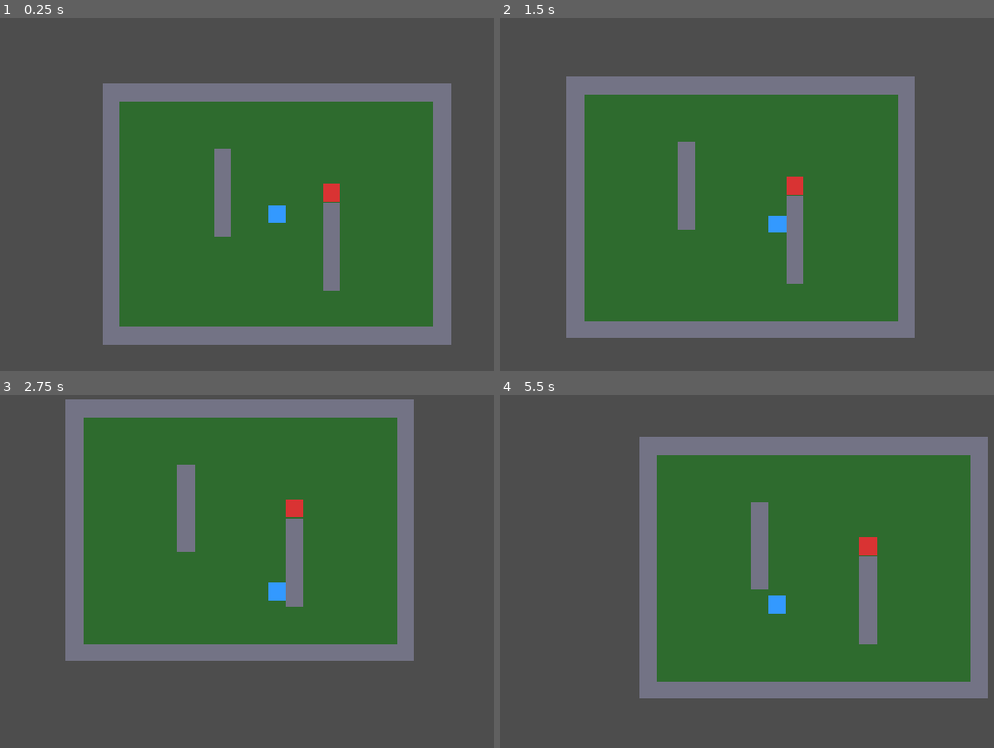
Above: before the commit, frames 1-4 (two rows, left to right).
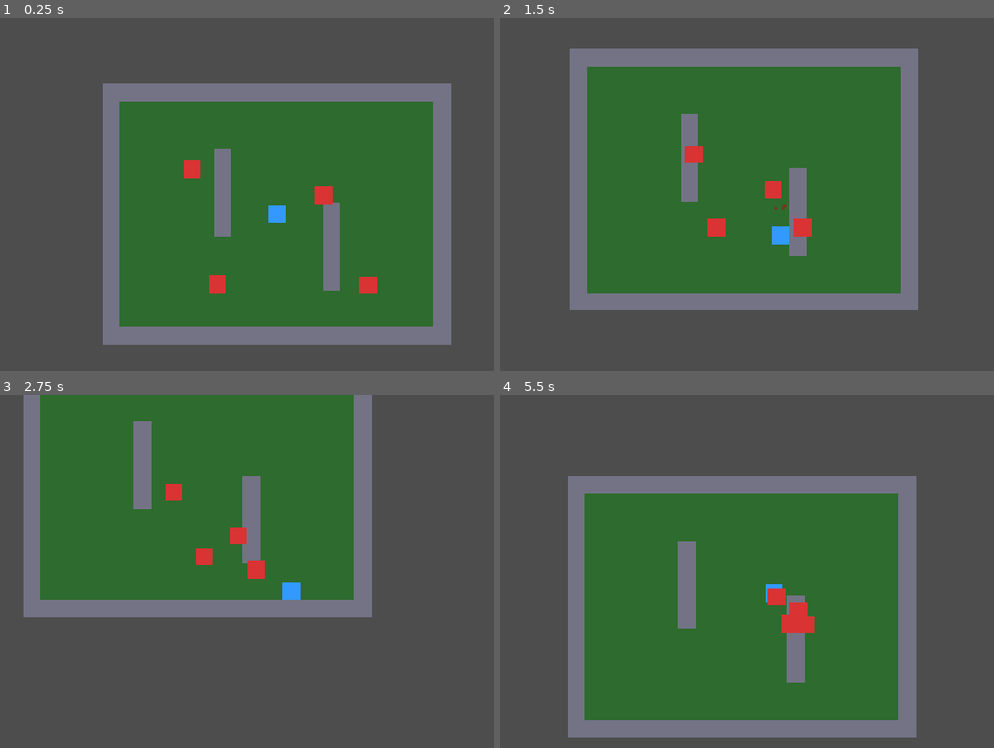
Above: after the commit, the same moments.

Repository: dockhorn12/Ashborn-jogo
Game: Godot game, scene res://ashborn/scenes/world/World.tscn
Same seed, same stepped clock (60 frames per second), same inputs: the game is played once before the commit and once after it.
Inputs:
- Up to frame 1 (0.25 s): no input
- Up to frame 2 (1.5 s): hold Right (ui_right) 0.53-1.28 s; hold F (attack) 0.53-1.28 s; hold Down (ui_down) from 1.28 s (still down); tap F (attack) at 1.35 s
- Up to frame 3 (2.75 s): release Down (ui_down) at 2.03 s; hold Right (ui_right) from 2.03 s (still down); hold F (attack) from 2.03 s (still down)
- Up to frame 4 (5.5 s): release Right (ui_right) at 2.78 s; release F (attack) at 2.78 s; hold Up (ui_up) 2.78-3.53 s; tap F (attack) at 2.85, 4.35 s; hold F (attack) 3.53-4.28 s; hold Left (ui_left) 3.53-5.03 s; hold Down (ui_down) from 5.03 s (still down); hold F (attack) from 5.03 s (still down)

The runs differ from the first frame. In frame 1, 0.7% of the frame differs, in the area x 37-77%, y 40-79%; in frame 2, 21%; in frame 3, 34%; in frame 4, 47%, in the area x 13-99%, y 11-98%.

Commit message:
feat: restart, knockback, IA básica e múltiplos inimigos
Co-Authored-By: Claude Sonnet 4.6 <noreply@anthropic.com>

Diff:
--- a/ashborn/scenes/world/World.tscn
+++ b/ashborn/scenes/world/World.tscn
@@ -117,3 +117,12 @@
 
 [node name="Enemy" parent="." unique_id=1454674308 instance=ExtResource("2_world")]
 position = Vector2(420, 200)
+
+[node name="Enemy2" parent="." instance=ExtResource("2_world")]
+position = Vector2(150, 150)
+
+[node name="Enemy3" parent="." instance=ExtResource("2_world")]
+position = Vector2(500, 380)
+
+[node name="Enemy4" parent="." instance=ExtResource("2_world")]
+position = Vector2(200, 380)
--- a/ashborn/scripts/enemies/Enemy.gd
+++ b/ashborn/scripts/enemies/Enemy.gd
@@ -10,6 +10,9 @@
 # --- Dano causado ao player por contato ---
 @export var dano_contato: int = 10
 
+# --- Velocidade de perseguição ---
+@export var move_speed: float = 60.0
+
 # --- Referências ---
 @onready var visual: ColorRect = $Visual
 @onready var contact_area: Area2D = $ContactArea
@@ -18,14 +21,26 @@
 const COR_NORMAL := Color(0.85, 0.2, 0.2, 1)
 const COR_DANO   := Color(1.0, 1.0, 1.0, 1)
 
+# Referência ao player (buscada no _ready)
+var _player: Node2D = null
+
 func _ready() -> void:
 	current_hp = max_hp
+	# Busca o player na cena pelo grupo "player"
+	_player = get_tree().get_first_node_in_group("player")
 
 func _physics_process(_delta: float) -> void:
+	# Persegue o player se ele existir
+	if _player and is_instance_valid(_player):
+		var direcao := (_player.global_position - global_position).normalized()
+		velocity = direcao * move_speed
+		move_and_slide()
+
 	# Verifica a cada frame se o player está dentro da área de contato
 	for body in contact_area.get_overlapping_bodies():
 		if body.has_method("receber_dano_contato"):
-			body.receber_dano_contato(dano_contato)
+			# Passa a posição do inimigo para o player calcular direção do knockback
+			body.receber_dano_contato(dano_contato, global_position)
 
 func receber_dano(quantidade: int) -> void:
 	current_hp -= quantidade
--- a/ashborn/scripts/player/Player.gd
+++ b/ashborn/scripts/player/Player.gd
@@ -18,6 +18,9 @@
 # Guarda a última direção para orientar a hitbox
 var last_direction: Vector2 = Vector2.RIGHT
 
+# Velocidade do knockback ao tomar dano
+var _knockback: Vector2 = Vector2.ZERO
+
 # Controle de multi-hit por ataque
 var _inimigos_atingidos: Array = []
 
@@ -36,17 +39,24 @@
 	current_hp = max_hp
 	attack_hitbox.monitoring = false
 	attack_hitbox.body_entered.connect(_on_hitbox_body_entered)
+	# Adiciona ao grupo para que inimigos possam encontrar o player
+	add_to_group("player")
 
-func _physics_process(_delta: float) -> void:
+func _physics_process(delta: float) -> void:
+	var _delta := delta
 	# Para todo movimento ao morrer
 	if _morto:
 		velocity = Vector2.ZERO
 		return
 
+	# Aplica knockback e amorece a cada frame
+	if _knockback != Vector2.ZERO:
+		_knockback = _knockback.move_toward(Vector2.ZERO, 400.0 * _delta)
+
 	var direction: Vector2 = Input.get_vector("ui_left", "ui_right", "ui_up", "ui_down")
 	if direction != Vector2.ZERO:
 		last_direction = direction
-	velocity = direction * move_speed
+	velocity = direction * move_speed + _knockback
 	move_and_slide()
 
 func _unhandled_input(event: InputEvent) -> void:
@@ -69,13 +79,17 @@
 	if body.has_method("receber_dano"):
 		body.receber_dano(DANO_ATAQUE)
 
-# Chamado pelo inimigo ao encostar no player
-func receber_dano_contato(quantidade: int) -> void:
+# Chamado pelo inimigo ao encostar no player; origem é a posição do inimigo
+func receber_dano_contato(quantidade: int, origem: Vector2 = Vector2.ZERO) -> void:
 	if _morto or _invulneravel:
 		return
 
 	current_hp -= quantidade
 	print("Kael recebeu %d de dano — HP: %d/%d" % [quantidade, current_hp, max_hp])
+
+	# Knockback: empurra Kael para longe do inimigo
+	var direcao_knockback := (global_position - origem).normalized()
+	_knockback = direcao_knockback * 220.0
 
 	_spawnar_sangue()
 	_piscar()
@@ -125,3 +139,6 @@
 	for i in range(3):
 		_spawnar_sangue()
 	print("Kael morreu!")
+	# Recarrega a cena após 1.5 segundos
+	await get_tree().create_timer(1.5).timeout
+	get_tree().reload_current_scene()
